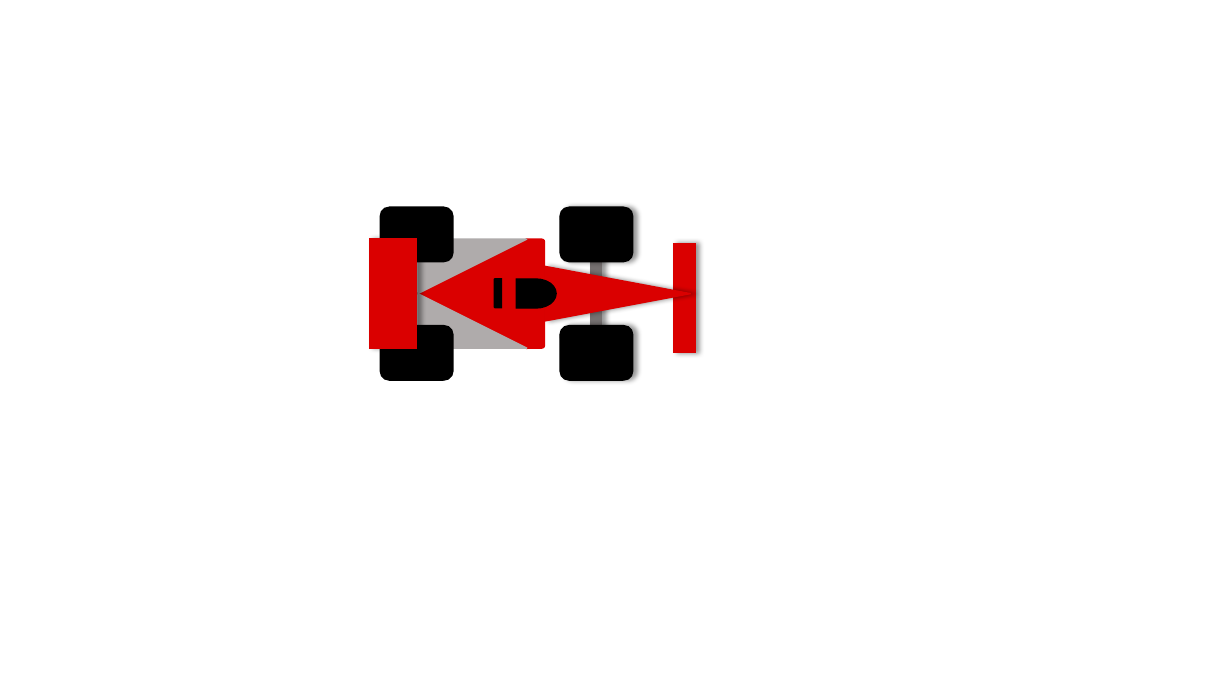
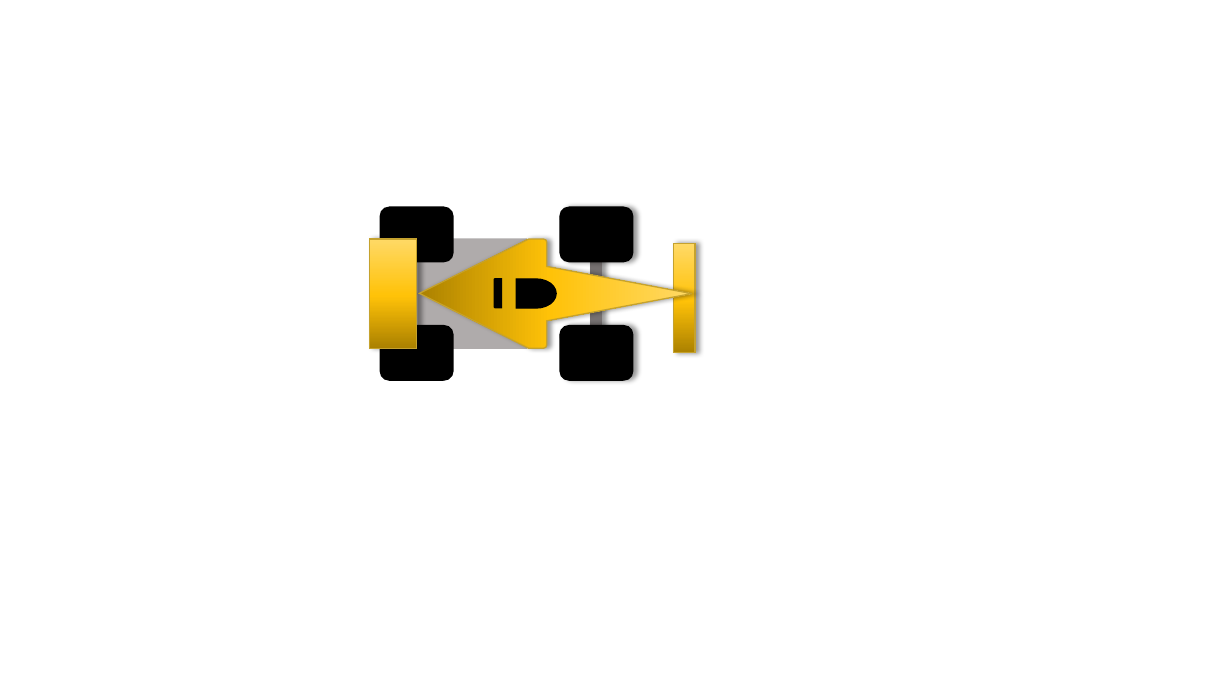
Before and after one commit to Buildasaurus/Genetic-Racing-Car, a slide deck: slide 11 of Racerbane og bil.pptx (slide 9 before the commit). Drawn at 1232x693 pixels with LibreOffice and Linux fonts; fonts in the diff are those of the drawing. Boxes give left, top, right and bottom in pixels: in the first picture for what was removed or moved away, otherwise in the second. Text is boxed around its words. In the diff, an @@ line names an element or a change of style, - is before the commit and + after.

```diff
--- a/Racerbane og bil.pptx
+++ b/Racerbane og bil.pptx
@@ rectangle at (370,239,417,348): fill #DA0000 to gradient #AB8100 to #FFC208 to #FFD966; outline #DA0000 1 pt to #C5A22E 1 pt @@
@@ triangle removed at (418,239,527,348) @@
@@ freeform shape added at (419,239,692,348), fill gradient #AB8100 to #FFC208 to #FFD966, outline #C5A22E 1 pt @@
@@ round same rect removed at (527,239,545,348) @@
@@ triangle removed at (545,266,690,321) @@
@@ rectangle at (674,244,696,353): fill #DA0000 to gradient #AB8100 to #FFC208 to #FFD966; outline #DA0000 1 pt to #C5A22E 1 pt @@
```
Also in this commit, not shown: 1 other slide changed, 5 slides added, 1 other file.
